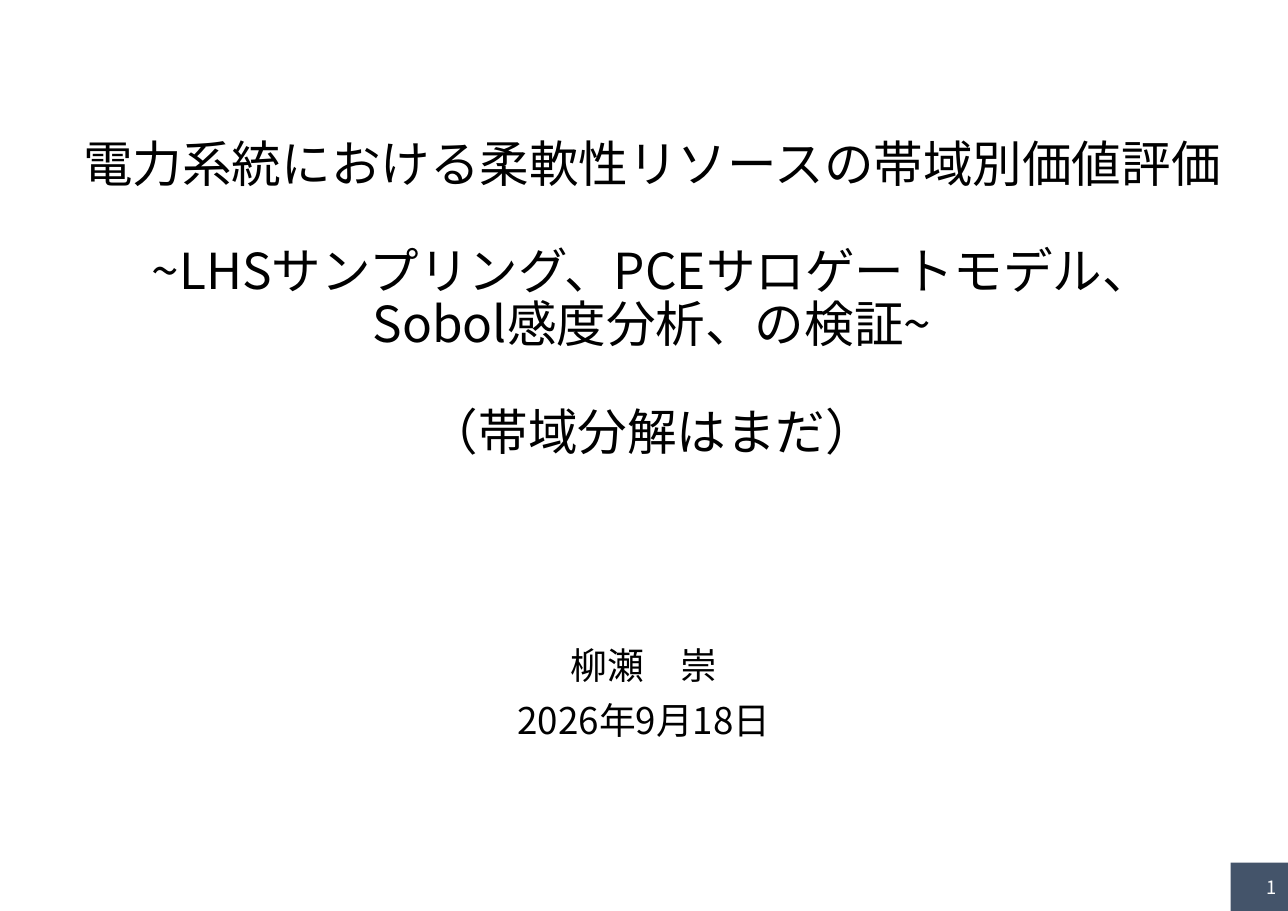
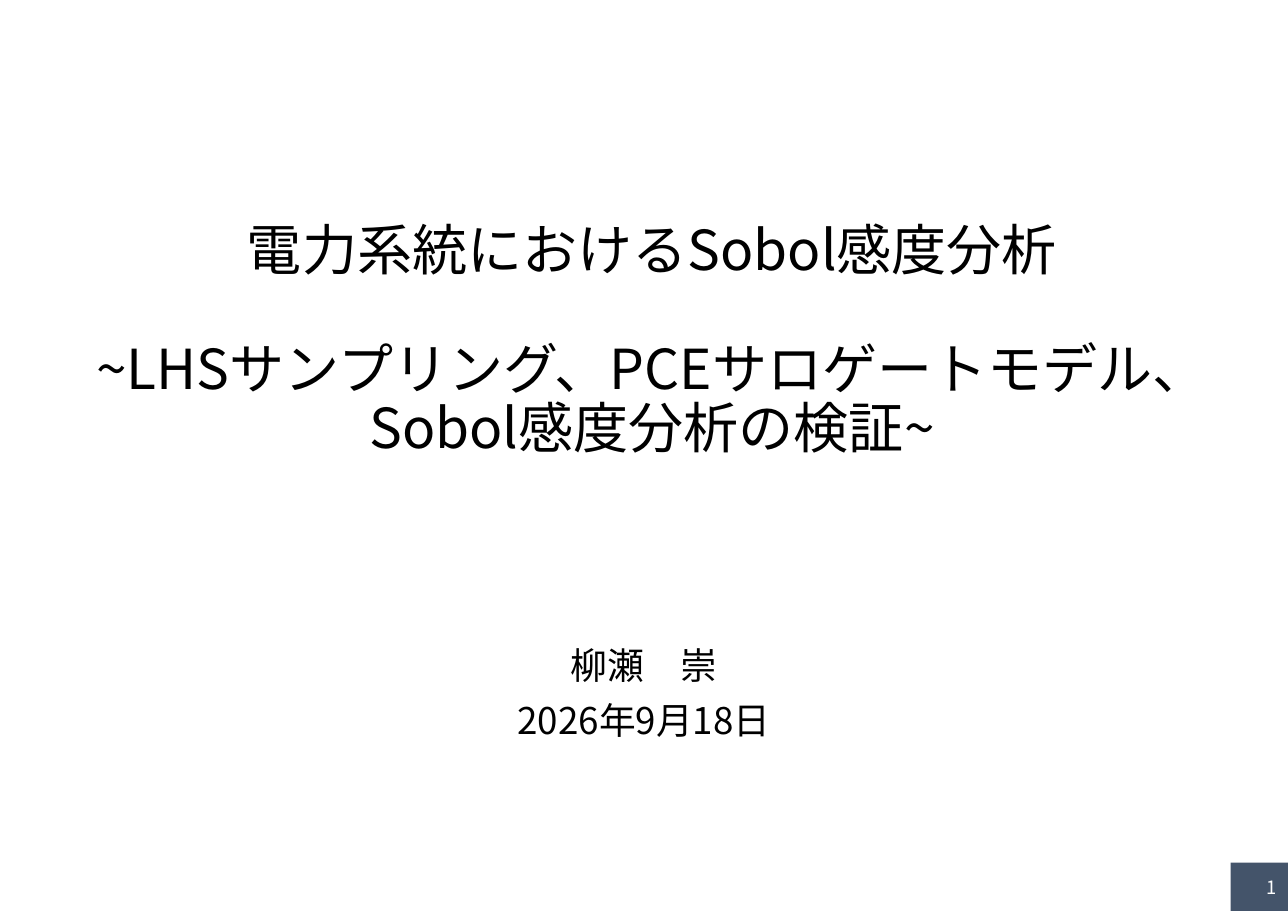
Before and after one commit to yanase1147/GSA-02, a slide deck: slide 1 of Study Outline.pptx. Drawn at 1288x911 pixels with LibreOffice and Linux fonts; fonts in the diff are those of the drawing. Boxes give left, top, right and bottom in pixels: in the first picture for what was removed or moved away, otherwise in the second. Text is boxed around its words. In the diff, an @@ line names an element or a change of style, - is before the commit and + after.

```diff
--- a/Study Outline.pptx
+++ b/Study Outline.pptx
@@ title at box(96, 223, 1207, 453): text changed; size 32.4 to 36 pt @@
-電力系統における柔軟性リソースの帯域別価値評価
-~LHSサンプリング、PCEサロゲートモデル、
-Sobol感度分析、の検証~
-（帯域分解はまだ）
+電力系統におけるSobol感度分析
+~LHSサンプリング、PCEサロゲートモデル、
+Sobol感度分析の検証~
```
Also in this commit, not shown: 15 other slides changed.
